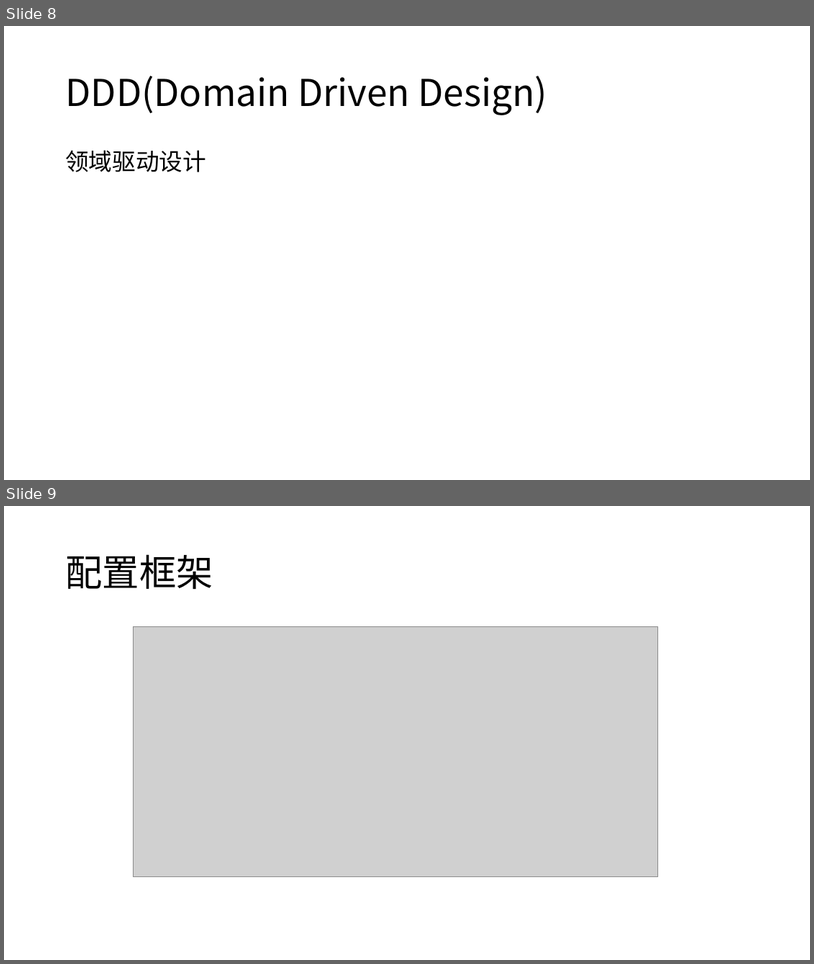
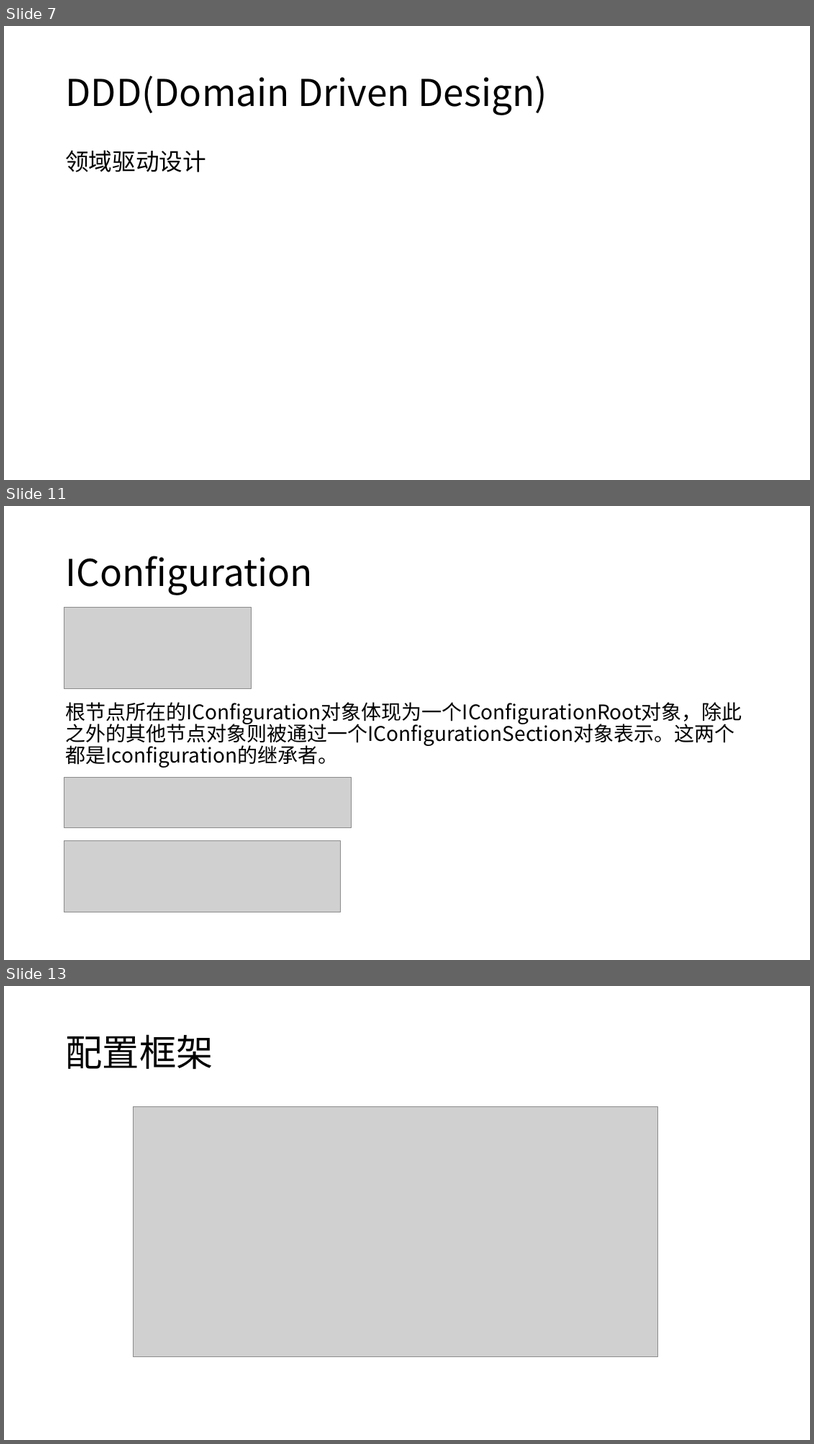
Before and after one commit to DarkRogerZz/TestCore, a slide deck: Word/.NET Core核心基础知识内容.pptx. Shown one above the other, each under a label of ours: slides 8 and 9 before the commit, slides 7, 11 and 13 after it; the slides between them are not shown. The pictures are 814x964 and 814x1444 pixels, drawn with LibreOffice and Linux fonts; fonts in the diff are those of the drawing; grey boxes stand for pictures. Boxes give left, top, right and bottom in pixels: in the first picture for what was removed or moved away, otherwise in the second. Text is boxed around its words. In the diff, an @@ line names an element or a change of style, - is before the commit and + after.

```diff
--- a/Word/.NET Core核心基础知识内容.pptx
+++ b/Word/.NET Core核心基础知识内容.pptx
@@ slide 11 added at [4, 506, 810, 960], background #FFFFFF @@
@@ title added at [65, 556, 313, 595], 44 pt, text #000000 @@
+IConfiguration
@@ picture added at [64, 607, 252, 688] @@
@@ text added at [65, 702, 742, 767], 24 pt, text #000000 @@
+根节点所在的IConfiguration对象体现为一个IConfigurationRoot对象，除此之外的其他节点对象则被通过一个IConfigurationSection对象表示。这两个都是Iconfiguration的继承者。
@@ picture added at [64, 777, 351, 827] @@
@@ picture added at [64, 841, 340, 913] @@
@@ what was slide 8 is now slide 7 @@
@@ what was slide 9 is now slide 13 @@
```
Also in this commit, not shown: 3 slides changed, 16 other slides added, 8 other files.
